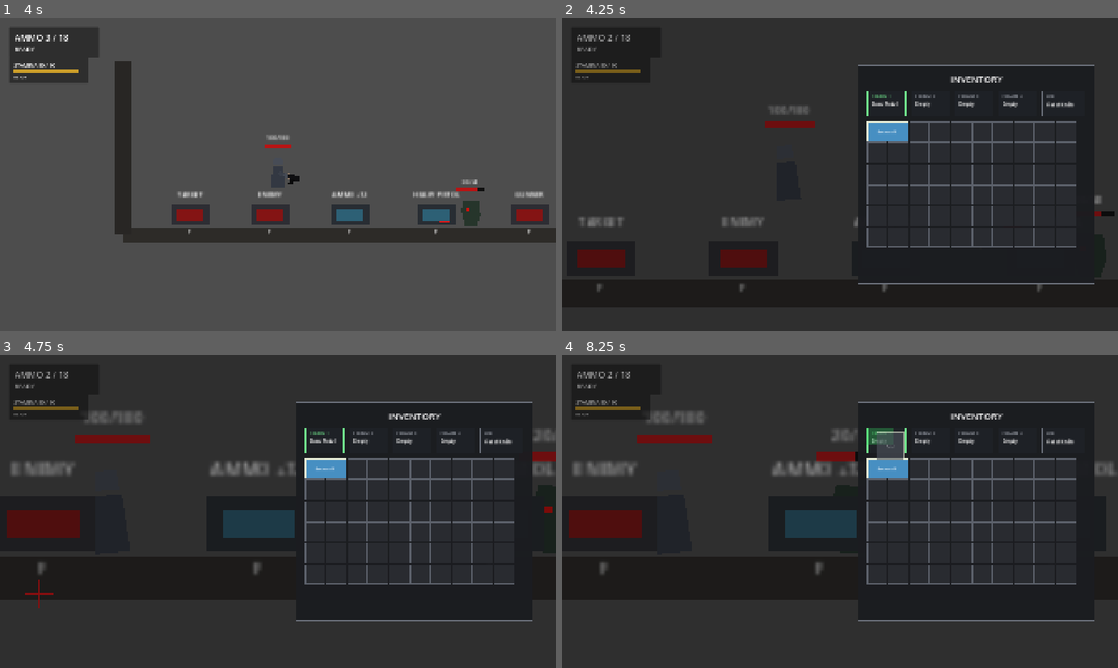
Above: before the commit, frames 1-4 (two rows, left to right).
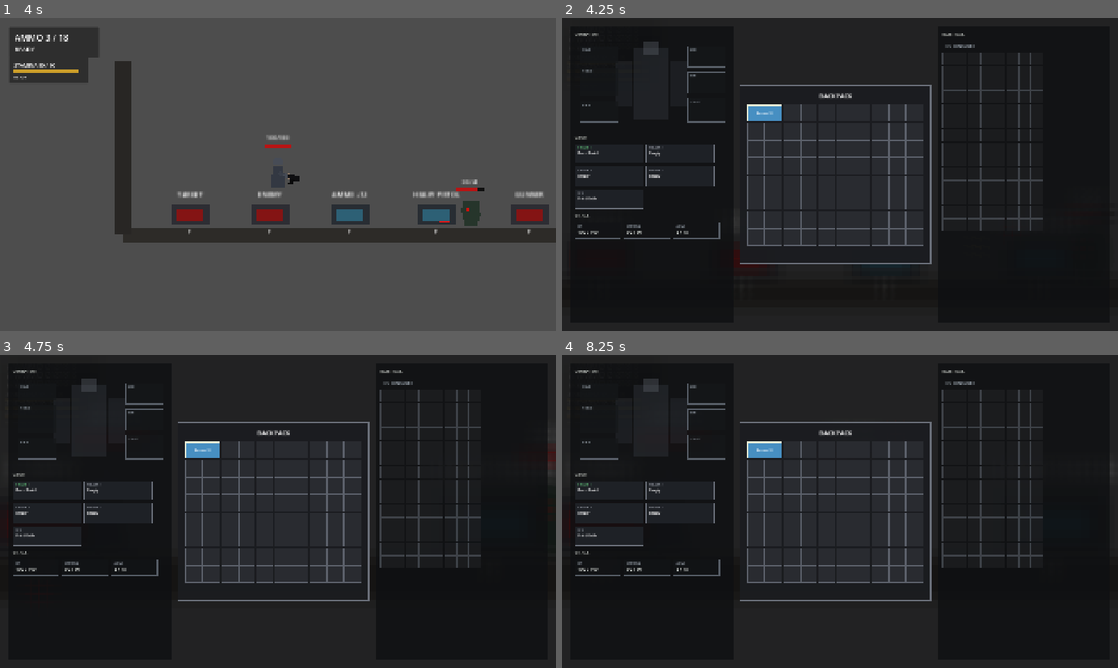
Above: after the commit, the same moments.

Repository: YuiTatsuki1011/projekt-black
Game: Godot game, scene res://scenes/levels/test_level.tscn
Same seed, same stepped clock (60 frames per second), same inputs: the game is played once before the commit and once after it.
Inputs (mouse positions are in pixels of both pictures, inside the frame that each line leads up to):
- Up to frame 1 (4 s): tap Enter at 0.5 s; move the mouse to (400, 158) at 0.52 s; press the mouse at (400, 158) at 0.53 s; hold D (move_right) 0.53-1.25 s; tap Space (jump) at 0.77, 2, 3.77 s; release the mouse at (400, 158) at 1.25 s; drag from (166, 190) to (322, 218) at 1.27 s; move the mouse to (333, 105) at 2.02 s; press the mouse at (333, 105) at 2.03 s; hold A (move_left) 2.03-2.75 s; tap Shift (dodge) at 2.1 s; release the mouse at (333, 105) at 2.75 s; drag from (250, 237) to (400, 177) at 2.77 s; move the mouse to (444, 221) at 3.52 s; press the mouse at (444, 221) at 3.53 s; hold D (move_right) from 3.53 s (still down); tap F (interact) at 3.6 s
- Up to frame 2 (4.25 s): keep holding D (move_right); tap Tab (inventory_toggle) at 4.15 s
- Up to frame 3 (4.75 s): release D (move_right) at 4.25 s; release the mouse at (444, 558) at 4.25 s; drag from (111, 464) to (38, 592) at 4.27 s
- Up to frame 4 (8.25 s): move the mouse to (867, 511) at 5.02 s; press the mouse at (867, 511) at 5.03 s; hold D (move_right) 5.03-5.75 s; release the mouse at (867, 511) at 5.75 s; tap Enter at 5.75, 7.25 s; drag from (756, 433) to (823, 524) at 5.77 s; tap Space (jump) at 6.5, 6.77 s; move the mouse to (962, 495) at 6.52 s; press the mouse at (962, 495) at 6.53 s; hold A (move_left) 6.53-7.25 s; tap Shift (dodge) at 6.6 s; release the mouse at (962, 495) at 7.25 s; drag from (728, 527) to (1056, 524) at 7.27 s; move the mouse to (895, 442) at 8.02 s; press the mouse at (895, 442) at 8.03 s; hold D (move_right) from 8.03 s (still down); tap F (interact) at 8.1 s

Frame 1 is identical in both runs. In frame 2, 32% of the frame differs, in the area x 1-99%, y 2-98%; in frame 3, 34%; in frame 4, 35%, in the area x 1-100%, y 2-98%.

Commit message:
Expand inventory workspace layout

Diff:
--- a/scenes/ui/inventory_screen.tscn
+++ b/scenes/ui/inventory_screen.tscn
@@ -61,11 +61,11 @@
 text = "INVENTORY"
 horizontal_alignment = 1
 
-[node name="EquipmentRoot" type="HBoxContainer" parent="Root/Panel/Margin/Rows"]
+[node name="EquipmentRoot" type="GridContainer" parent="Root/Panel/Margin/Rows"]
 custom_minimum_size = Vector2(498, 62)
 layout_mode = 2
 theme_override_constants/separation = 12
-alignment = 1
+columns = 2
 
 [node name="GridRoot" type="Control" parent="Root/Panel/Margin/Rows"]
 custom_minimum_size = Vector2(498, 298)
--- a/scripts/inventory/inventory.gd
+++ b/scripts/inventory/inventory.gd
@@ -7,7 +7,7 @@
 const DEFAULT_ITEM_RESOURCE_DIRECTORY := "res://resources/items"
 
 @export var grid_width: int = 10
-@export var grid_height: int = 6
+@export var grid_height: int = 8
 @export_dir var item_resource_directory: String = DEFAULT_ITEM_RESOURCE_DIRECTORY
 @export var starting_items: Dictionary = {}
 
--- a/scripts/ui/inventory_screen.gd
+++ b/scripts/ui/inventory_screen.gd
@@ -23,6 +23,9 @@
 const DETAIL_BETTER_COLOR := Color(0.34, 0.92, 0.48, 1.0)
 const DETAIL_WORSE_COLOR := Color(0.95, 0.32, 0.28, 1.0)
 const DETAIL_EQUIPPED_COLOR := Color(0.42, 0.96, 0.56, 1.0)
+const WORKSPACE_PANEL_COLOR := Color(0.055, 0.06, 0.068, 0.78)
+const WORKSPACE_PANEL_BORDER_COLOR := Color(0.36, 0.39, 0.43, 0.92)
+const WORKSPACE_MUTED_COLOR := Color(0.62, 0.66, 0.7, 1.0)
 const DRAG_SOURCE_NONE := &""
 const DRAG_SOURCE_INVENTORY := &"inventory"
 const DRAG_SOURCE_EQUIPMENT := &"equipment"
@@ -36,13 +39,18 @@
 @export var inventory_camera_position: Vector2 = Vector2(92, -25)
 @export var inventory_camera_zoom: Vector2 = Vector2(6.2, 6.2)
 @export var camera_transition_time: float = 0.18
-@export var inventory_panel_scale: Vector2 = Vector2(1.45, 1.45)
-@export var inventory_panel_right_margin: float = 80.0
+@export var inventory_panel_scale: Vector2 = Vector2(1.22, 1.22)
+@export var screen_margin: float = 28.0
+@export var screen_column_gap: float = 22.0
+@export_range(0.2, 0.45, 0.01) var external_panel_width_ratio: float = 0.31
+@export var external_panel_min_width: float = 500.0
+@export var gear_panel_min_width: float = 520.0
 
 @onready var root: Control = $Root
 @onready var shade: ColorRect = $Root/Shade
 @onready var panel: Control = $Root/Panel
-@onready var equipment_root: HBoxContainer = $Root/Panel/Margin/Rows/EquipmentRoot
+@onready var title_label: Label = $Root/Panel/Margin/Rows/Title
+@onready var equipment_root: Container = $Root/Panel/Margin/Rows/EquipmentRoot
 @onready var grid_root: Control = $Root/Panel/Margin/Rows/GridRoot
 @onready var cells_root: Control = $Root/Panel/Margin/Rows/GridRoot/CellsRoot
 @onready var items_root: Control = $Root/Panel/Margin/Rows/GridRoot/ItemsRoot
@@ -79,6 +87,9 @@
 var _camera_tween: Tween
 var _damage_edge_flash: ColorRect
 var _damage_flash_tween: Tween
+var _gear_panel: Panel
+var _external_panel: Panel
+var _status_value_labels: Dictionary = {}
 
 
 func _ready() -> void:
@@ -86,6 +97,8 @@
 	visible = true
 	root.visible = false
 	shade.color = Color(0.025, 0.025, 0.028, 0.42)
+	_setup_background_blur()
+	_setup_workspace_layout()
 
 	var player := get_node_or_null(player_path)
 	if player != null:
@@ -95,6 +108,13 @@
 		_camera = player.get_node_or_null("Camera2D") as Camera2D
 		if player.has_signal("damage_feedback"):
 			player.connect("damage_feedback", Callable(self, "_on_player_damage_feedback"))
+		if player.has_signal("ammo_changed"):
+			player.connect("ammo_changed", Callable(self, "_on_player_ammo_changed"))
+		if player.has_signal("stamina_changed"):
+			player.connect("stamina_changed", Callable(self, "_on_player_stamina_changed"))
+		var health_node := player.get_node_or_null("Health")
+		if health_node != null and health_node.has_signal("health_changed"):
+			health_node.connect("health_changed", Callable(self, "_on_player_health_changed"))
 
 	if _inventory != null:
 		if _inventory.has_signal("grid_changed"):
@@ -106,6 +126,273 @@
 		_equipment.connect("equipment_changed", Callable(self, "_refresh_equipment"))
 	_refresh_equipment()
 	_ensure_damage_edge_flash()
+
+
+func _setup_background_blur() -> void:
+	var shader := Shader.new()
+	shader.code = """
+shader_type canvas_item;
+
+uniform sampler2D screen_texture : hint_screen_texture, repeat_disable, filter_linear_mipmap;
+uniform float blur_radius = 5.0;
+uniform vec4 tint_color : source_color = vec4(0.015, 0.016, 0.018, 0.58);
+
+void fragment() {
+	vec2 px = SCREEN_PIXEL_SIZE * blur_radius;
+	vec4 color = texture(screen_texture, SCREEN_UV) * 0.22;
+	color += texture(screen_texture, SCREEN_UV + vec2(px.x, 0.0)) * 0.12;
+	color += texture(screen_texture, SCREEN_UV - vec2(px.x, 0.0)) * 0.12;
+	color += texture(screen_texture, SCREEN_UV + vec2(0.0, px.y)) * 0.12;
+	color += texture(screen_texture, SCREEN_UV - vec2(0.0, px.y)) * 0.12;
+	color += texture(screen_texture, SCREEN_UV + px) * 0.075;
+	color += texture(screen_texture, SCREEN_UV - px) * 0.075;
+	color += texture(screen_texture, SCREEN_UV + vec2(px.x, -px.y)) * 0.075;
+	color += texture(screen_texture, SCREEN_UV + vec2(-px.x, px.y)) * 0.075;
+	COLOR = mix(color, tint_color, tint_color.a);
+	COLOR.a = 1.0;
+}
+"""
+
+	var material := ShaderMaterial.new()
+	material.shader = shader
+	shade.material = material
+
+
+func _setup_workspace_layout() -> void:
+	title_label.text = "BACKPACK"
+	title_label.add_theme_font_size_override("font_size", 18)
+	panel.z_index = 8
+
+	_gear_panel = _create_workspace_panel("GearPanel")
+	root.add_child(_gear_panel)
+
+	var gear_margin := _create_margin_container(16, 16, 16, 16)
+	_gear_panel.add_child(gear_margin)
+	var gear_rows := VBoxContainer.new()
+	gear_rows.mouse_filter = Control.MOUSE_FILTER_IGNORE
+	gear_rows.add_theme_constant_override("separation", 12)
+	gear_margin.add_child(gear_rows)
+
+	_add_section_title(gear_rows, "OPERATOR")
+	gear_rows.add_child(_create_operator_profile())
+	_add_section_title(gear_rows, "GEAR")
+	_move_equipment_root_to(gear_rows)
+	_add_section_title(gear_rows, "VITALS")
+	gear_rows.add_child(_create_status_strip())
+
+	_external_panel = _create_workspace_panel("ExternalInventoryPanel")
+	root.add_child(_external_panel)
+	var external_margin := _create_margin_container(16, 16, 16, 16)
+	_external_panel.add_child(external_margin)
+	var external_rows := VBoxContainer.new()
+	external_rows.mouse_filter = Control.MOUSE_FILTER_IGNORE
+	external_rows.add_theme_constant_override("separation", 12)
+	external_margin.add_child(external_rows)
+	_add_section_title(external_rows, "EXTERNAL")
+	external_rows.add_child(_create_external_grid_placeholder())
+
+
+func _create_workspace_panel(panel_name: String) -> Panel:
+	var workspace_panel := Panel.new()
+	workspace_panel.name = panel_name
+	workspace_panel.mouse_filter = Control.MOUSE_FILTER_STOP
+	workspace_panel.z_index = 8
+	workspace_panel.add_theme_stylebox_override("panel", _make_flat_style(
+		WORKSPACE_PANEL_COLOR,
+		WORKSPACE_PANEL_BORDER_COLOR,
+		2
+	))
+	return workspace_panel
+
+
+func _create_margin_container(left: int, top: int, right: int, bottom: int) -> MarginContainer:
+	var margin := MarginContainer.new()
+	margin.mouse_filter = Control.MOUSE_FILTER_IGNORE
+	margin.set_anchors_preset(Control.PRESET_FULL_RECT)
+	margin.add_theme_constant_override("margin_left", left)
+	margin.add_theme_constant_override("margin_top", top)
+	margin.add_theme_constant_override("margin_right", right)
+	margin.add_theme_constant_override("margin_bottom", bottom)
+	return margin
+
+
+func _add_section_title(parent: Node, text: String) -> void:
+	var label := Label.new()
+	label.mouse_filter = Control.MOUSE_FILTER_IGNORE
+	label.text = text
+	label.modulate = DETAIL_TEXT_COLOR
+	label.add_theme_font_size_override("font_size", 15)
+	label.add_theme_color_override("font_shadow_color", Color(0, 0, 0, 0.65))
+	label.add_theme_constant_override("shadow_offset_x", 1)
+	label.add_theme_constant_override("shadow_offset_y", 1)
+	parent.add_child(label)
+
+
+func _create_operator_profile() -> Control:
+	var profile := Control.new()
+	profile.name = "OperatorProfile"
+	profile.custom_minimum_size = Vector2(0, 310)
+	profile.mouse_filter = Control.MOUSE_FILTER_IGNORE
+
+	var silhouette := ColorRect.new()
+	silhouette.mouse_filter = Control.MOUSE_FILTER_IGNORE
+	silhouette.color = Color(0.22, 0.24, 0.27, 0.36)
+	silhouette.position = Vector2(205, 26)
+	silhouette.size = Vector2(120, 246)
+	profile.add_child(silhouette)
+
+	var head := ColorRect.new()
+	head.mouse_filter = Control.MOUSE_FILTER_IGNORE
+	head.color = Color(0.34, 0.36, 0.39, 0.42)
+	head.position = Vector2(240, 0)
+	head.size = Vector2(50, 48)
+	profile.add_child(head)
+
+	var left_arm := ColorRect.new()
+	left_arm.mouse_filter = Control.MOUSE_FILTER_IGNORE
+	left_arm.color = Color(0.18, 0.2, 0.23, 0.35)
+	left_arm.position = Vector2(142, 70)
+	left_arm.size = Vector2(56, 154)
+	profile.add_child(left_arm)
+
+	var right_arm := ColorRect.new()
+	right_arm.mouse_filter = Control.MOUSE_FILTER_IGNORE
+	right_arm.color = Color(0.18, 0.2, 0.23, 0.35)
+	right_arm.position = Vector2(332, 70)
+	right_arm.size = Vector2(56, 154)
+	profile.add_child(right_arm)
+
+	var label_specs := [
+		["HEAD", Vector2(18, 18), Vector2(132, 58)],
+		["TORSO", Vector2(18, 92), Vector2(132, 100)],
+		["BACK", Vector2(18, 210), Vector2(132, 72)],
+		["SIDE", Vector2(390, 18), Vector2(132, 74)],
+		["SUB", Vector2(390, 108), Vector2(132, 74)],
+		["UTILITY", Vector2(390, 198), Vector2(132, 84)],
+	]
+	for spec in label_specs:
+		profile.add_child(_create_profile_slot(str(spec[0]), spec[1], spec[2]))
+
+	return profile
+
+
+func _create_profile_slot(slot_name: String, slot_position: Vector2, slot_size: Vector2) -> Panel:
+	var slot_panel := Panel.new()
+	slot_panel.mouse_filter = Control.MOUSE_FILTER_IGNORE
+	slot_panel.position = slot_position
+	slot_panel.size = slot_size
+	slot_panel.add_theme_stylebox_override("panel", _make_flat_style(
+		Color(0.08, 0.09, 0.1, 0.68),
+		Color(0.38, 0.41, 0.45, 0.88),
+		1
+	))
+
+	var label := Label.new()
+	label.mouse_filter = Control.MOUSE_FILTER_IGNORE
+	label.text = slot_name
+	label.modulate = WORKSPACE_MUTED_COLOR
+	label.add_theme_font_size_override("font_size", 10)
+	label.offset_left = 8
+	label.offset_top = 6
+	label.offset_right = -8
+	label.offset_bottom = -6
+	slot_panel.add_child(label)
+	return slot_panel
+
+
+func _move_equipment_root_to(parent: Node) -> void:
+	if equipment_root.get_parent() != null:
+		equipment_root.get_parent().remove_child(equipment_root)
+	parent.add_child(equipment_root)
+	equipment_root.custom_minimum_size = Vector2(0, 170)
+	if equipment_root is GridContainer:
+		var grid := equipment_root as GridContainer
+		grid.columns = 2
+		grid.add_theme_constant_override("h_separation", 10)
+		grid.add_theme_constant_override("v_separation", 10)
+
+
+func _create_status_strip() -> GridContainer:
+	var status_grid := GridContainer.new()
+	status_grid.name = "StatusGrid"
+	status_grid.mouse_filter = Control.MOUSE_FILTER_IGNORE
+	status_grid.columns = 3
+	status_grid.add_theme_constant_override("h_separation", 10)
+	status_grid.add_theme_constant_override("v_separation", 10)
+	_status_value_labels.clear()
+	_add_status_card(status_grid, &"health", "HP", "-- / --")
+	_add_status_card(status_grid, &"stamina", "STAMINA", "-- / --")
+	_add_status_card(status_grid, &"ammo", "AMMO", "-- / --")
+	return status_grid
+
+
+func _add_status_card(parent: Node, key: StringName, title: String, value: String) -> void:
+	var card := Panel.new()
+	card.mouse_filter = Control.MOUSE_FILTER_IGNORE
+	card.custom_minimum_size = Vector2(160, 58)
+	card.add_theme_stylebox_override("panel", _make_flat_style(
+		Color(0.07, 0.075, 0.085, 0.88),
+		WORKSPACE_PANEL_BORDER_COLOR,
+		1
+	))
+	parent.add_child(card)
+
+	var margin := _create_margin_container(10, 7, 10, 7)
+	card.add_child(margin)
+	var rows := VBoxContainer.new()
+	rows.mouse_filter = Control.MOUSE_FILTER_IGNORE
+	rows.add_theme_constant_override("separation", 2)
+	margin.add_child(rows)
+
+	var title_label_node := Label.new()
+	title_label_node.mouse_filter = Control.MOUSE_FILTER_IGNORE
+	title_label_node.text = title
+	title_label_node.modulate = WORKSPACE_MUTED_COLOR
+	title_label_node.add_theme_font_size_override("font_size", 10)
+	rows.add_child(title_label_node)
+
+	var value_label := Label.new()
+	value_label.mouse_filter = Control.MOUSE_FILTER_IGNORE
+	value_label.text = value
+	value_label.modulate = DETAIL_TEXT_COLOR
+	value_label.add_theme_font_size_override("font_size", 16)
+	value_label.clip_text = true
+	rows.add_child(value_label)
+	_status_value_labels[key] = value_label
+
+
+func _create_external_grid_placeholder() -> Control:
+	var holder := Control.new()
+	holder.name = "ExternalGridPlaceholder"
+	holder.mouse_filter = Control.MOUSE_FILTER_IGNORE
+	holder.custom_minimum_size = Vector2(0, 760)
+
+	var placeholder_label := Label.new()
+	placeholder_label.mouse_filter = Control.MOUSE_FILTER_IGNORE
+	placeholder_label.text = "NO CONTAINER"
+	placeholder_label.modulate = WORKSPACE_MUTED_COLOR
+	placeholder_label.add_theme_font_size_override("font_size", 13)
+	placeholder_label.position = Vector2(12, 10)
+	holder.add_child(placeholder_label)
+
+	var columns := 8
+	var rows := 14
+	var cell := 42
+	var gap := 2
+	for y in rows:
+		for x in columns:
+			var grid_cell := Panel.new()
+			grid_cell.mouse_filter = Control.MOUSE_FILTER_IGNORE
+			grid_cell.position = Vector2(x * (cell + gap), 42 + y * (cell + gap))
+			grid_cell.size = Vector2(cell, cell)
+			grid_cell.add_theme_stylebox_override("panel", _make_flat_style(
+				Color(0.12, 0.125, 0.135, 0.68),
+				Color(0.3, 0.32, 0.35, 0.75),
+				1
+			))
+			holder.add_child(grid_cell)
+
+	return holder
 
 
 func _input(event: InputEvent) -> void:
@@ -150,6 +437,7 @@
 		_layout_realtime_inventory()
 		_set_inventory_camera(true)
 		_refresh()
+		_refresh_status_panel()
 	else:
 		_cancel_drag()
 		_hide_detail_panel()
@@ -163,6 +451,7 @@
 func _process(_delta: float) -> void:
 	if _is_open:
 		_layout_realtime_inventory()
+		_refresh_status_panel()
 
 
 func _is_close_event(event: InputEvent) -> bool:
@@ -178,14 +467,79 @@
 
 func _layout_realtime_inventory() -> void:
 	var viewport_size: Vector2 = get_viewport().get_visible_rect().size
+	var external_width := maxf(viewport_size.x * external_panel_width_ratio, external_panel_min_width)
+	var external_height := viewport_size.y - screen_margin * 2.0
+	var external_x := viewport_size.x - external_width - screen_margin
+	if is_instance_valid(_external_panel):
+		_external_panel.position = Vector2(external_x, screen_margin)
+		_external_panel.size = Vector2(external_width, external_height)
+
 	panel.scale = inventory_panel_scale
+	panel.size = panel.get_combined_minimum_size()
 	var panel_size := panel.size
-	if panel_size == Vector2.ZERO:
-		panel_size = panel.get_combined_minimum_size()
 	var scaled_panel_size := panel_size * panel.scale
-	var target_x: float = viewport_size.x - scaled_panel_size.x - inventory_panel_right_margin
+	var target_x: float = external_x - screen_column_gap - scaled_panel_size.x
 	var target_y: float = (viewport_size.y - scaled_panel_size.y) * 0.5
-	panel.position = Vector2(maxf(target_x, 24.0), maxf(target_y, 40.0))
+	panel.position = Vector2(maxf(target_x, screen_margin), maxf(target_y, screen_margin))
+
+	if is_instance_valid(_gear_panel):
+		var gear_x := screen_margin
+		var gear_width := maxf(gear_panel_min_width, panel.position.x - screen_column_gap - gear_x)
+		_gear_panel.position = Vector2(gear_x, screen_margin)
+		_gear_panel.size = Vector2(gear_width, viewport_size.y - screen_margin * 2.0)
+
+
+func _refresh_status_panel() -> void:
+	if _player == null or _status_value_labels.is_empty():
+		return
+
+	var health_node := _player.get_node_or_null("Health")
+	if health_node != null:
+		_on_player_health_changed(
+			int(health_node.get("current_health")),
+			int(health_node.get("max_health"))
+		)
+
+	_on_player_stamina_changed(
+		float(_player.get("current_stamina")),
+		float(_player.get("max_stamina")),
+		bool(_player.get("is_stamina_overheated")),
+		true
+	)
+	_on_player_ammo_changed(
+		int(_player.get("current_ammo")),
+		int(_player.get("reserve_ammo"))
+	)
+
+
+func _on_player_health_changed(current_health: int, max_health: int) -> void:
+	var label := _status_value_labels.get(&"health") as Label
+	if label == null:
+		return
+
+	label.text = "%d / %d" % [current_health, max_health]
+
+
+func _on_player_stamina_changed(
+	current_stamina: float,
+	maximum_stamina: float,
+	overheated: bool,
+	_melee_available: bool
+) -> void:
+	var label := _status_value_labels.get(&"stamina") as Label
+	if label == null:
+		return
+
+	label.text = "%d / %d" % [roundi(current_stamina), roundi(maximum_stamina)]
+	label.modulate = Color(0.58, 0.58, 0.58, 1.0) if overheated else DETAIL_TEXT_COLOR
+
+
+func _on_player_ammo_changed(current_ammo: int, reserve_ammo: int) -> void:
+	var label := _status_value_labels.get(&"ammo") as Label
+	if label == null:
+		return
+
+	label.text = "%d / %d" % [current_ammo, reserve_ammo]
 
 
 func _set_inventory_camera(is_open: bool) -> void:
@@ -210,6 +564,10 @@
 		grid_size.x * CELL_PITCH - CELL_GAP,
 		grid_size.y * CELL_PITCH - CELL_GAP
 	)
+	grid_root.size = grid_root.custom_minimum_size
+	cells_root.size = grid_root.custom_minimum_size
+	placement_root.size = grid_root.custom_minimum_size
+	items_root.size = grid_root.custom_minimum_size
 
 	for y in grid_size.y:
 		for x in grid_size.x:
@@ -683,7 +1041,7 @@
 func _add_equipment_slot(slot: StringName, slot_name: String) -> void:
 	var slot_panel := Panel.new()
 	slot_panel.mouse_filter = Control.MOUSE_FILTER_STOP
-	slot_panel.custom_minimum_size = Vector2(92, 62) if _is_firearm_slot(slot) else Vector2(104, 62)
+	slot_panel.custom_minimum_size = Vector2(236, 68)
 	var border_color := SLOT_ACTIVE_BORDER_COLOR if _is_active_firearm_slot(slot) else SLOT_BORDER_COLOR
 	slot_panel.add_theme_stylebox_override("panel", _make_flat_style(SLOT_COLOR, border_color, 1))
 	slot_panel.gui_input.connect(_on_equipment_slot_gui_input.bind(slot))
@@ -714,7 +1072,7 @@
 	var value := Label.new()
 	value.mouse_filter = Control.MOUSE_FILTER_IGNORE
 	value.text = _get_equipped_weapon_name(slot)
-	value.add_theme_font_size_override("font_size", 11 if _is_firearm_slot(slot) else 13)
+	value.add_theme_font_size_override("font_size", 13)
 	value.clip_text = true
 	rows.add_child(value)
 
@@ -1139,7 +1497,8 @@
 	var margin := 16.0
 	var viewport_size: Vector2 = get_viewport().get_visible_rect().size
 	var detail_size: Vector2 = _detail_panel.size
-	var target_x: float = panel.global_position.x + panel.size.x + margin
+	var panel_visual_size := panel.size * panel.scale
+	var target_x: float = panel.global_position.x + panel_visual_size.x + margin
 	if target_x + detail_size.x > viewport_size.x - margin:
 		target_x = panel.global_position.x - detail_size.x - margin
 
Not shown, changed: docs/ARCHITECTURE.md
Not shown, changed: docs/DECISIONS.md
Not shown, changed: docs/HANDOFF.md
Not shown, changed: docs/INPUT_SPEC.md
